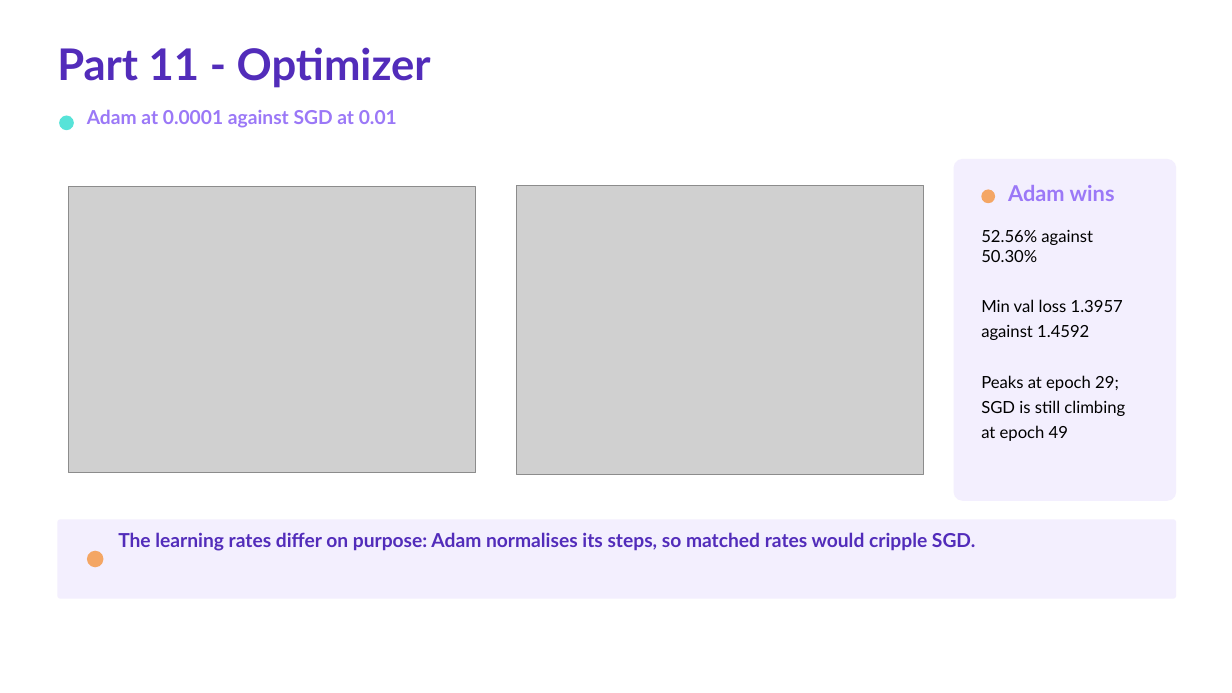
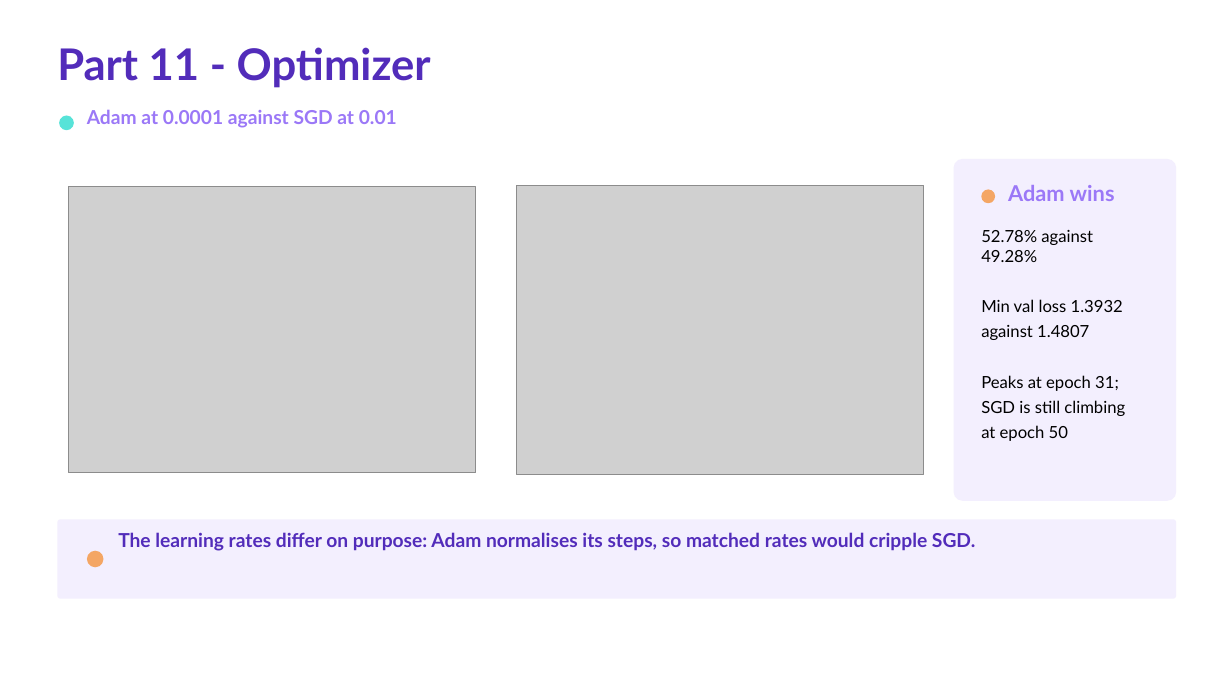
Before and after one commit to khaliddosari/Deep-Learning-Project-Tuwaiq, a slide deck: slide 11 of Docs/Deep Learning Capstone Presentation.pptx. Drawn at 1232x693 pixels with LibreOffice and Linux fonts; fonts in the diff are those of the drawing; grey boxes stand for pictures. Boxes give left, top, right and bottom in pixels: in the first picture for what was removed or moved away, otherwise in the second. Text is boxed around its words. In the diff, an @@ line names an element or a change of style, - is before the commit and + after.

```diff
--- a/Docs/Deep Learning Capstone Presentation.pptx
+++ b/Docs/Deep Learning Capstone Presentation.pptx
@@ text at bbox=[981, 230, 1123, 391]: text changed @@
-52.56% against 50.30%
-Min val loss 1.3957
-against 1.4592
-Peaks at epoch 29;
+52.78% against 49.28%
+Min val loss 1.3932
+against 1.4807
+Peaks at epoch 31;
@@ text at bbox=[981, 425, 1068, 441]: text changed @@
-at epoch 49
+at epoch 50
```
Also in this commit, not shown: 10 other slides changed, 38 other files.
